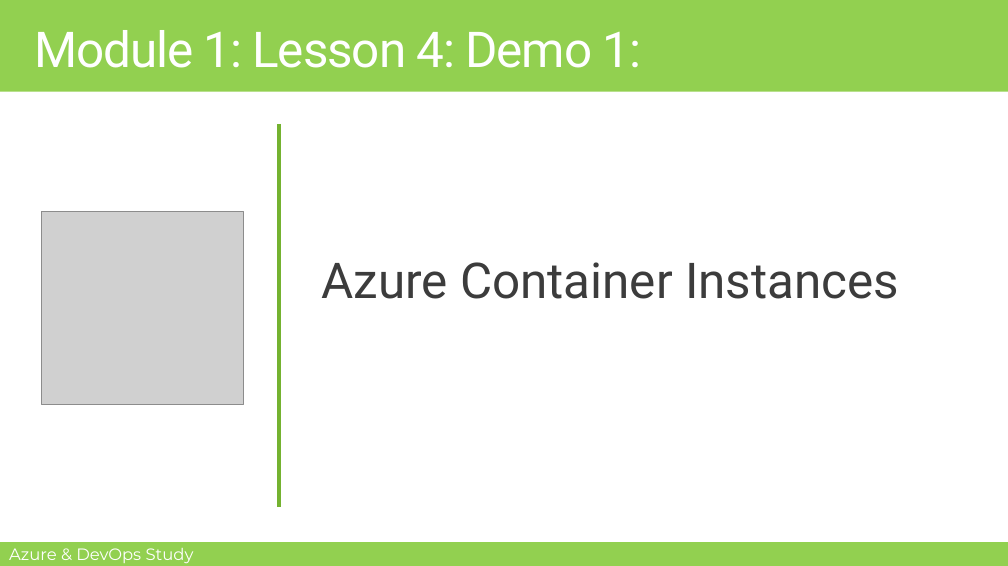
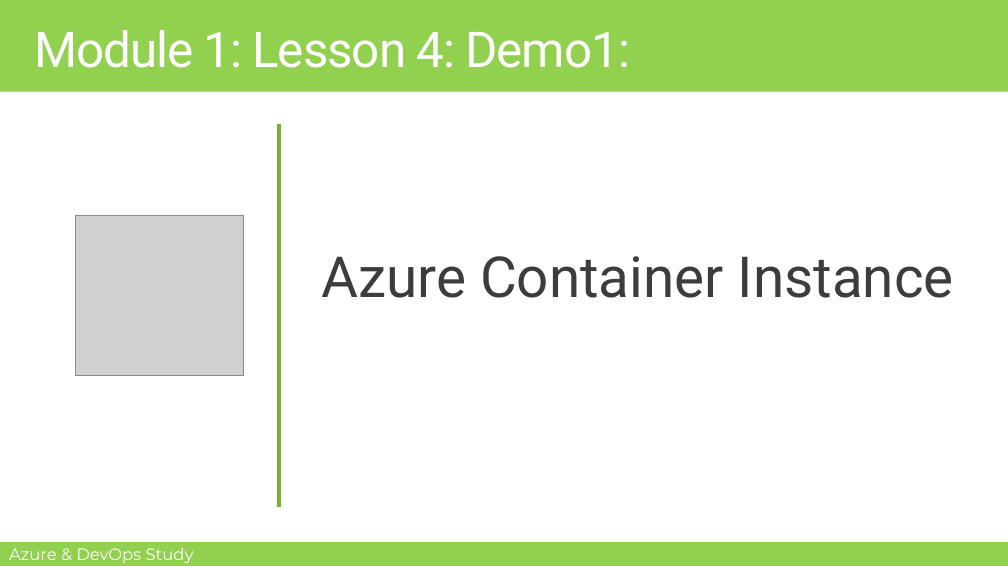
Before and after one commit to MohamedRadwan-DevOps/Azure-DevOps-Study-Group, a slide deck: slide 12 of AZ-900/Module-1/M1-L4-Understanding Azure Container Services, Function and Virtual Desktop.pptx (slide 11 before the commit). Drawn at 1008x566 pixels with LibreOffice and Linux fonts; fonts in the diff are those of the drawing; grey boxes stand for pictures; background and template pictures are left out. Boxes give left, top, right and bottom in pixels: in the first picture for what was removed or moved away, otherwise in the second. Text is boxed around its words. In the diff, an @@ line names an element or a change of style, - is before the commit and + after.

```diff
--- a/AZ-900/Module-1/M1-L4-Understanding Azure Container Services, Function and Virtual Desktop.pptx
+++ b/AZ-900/Module-1/M1-L4-Understanding Azure Container Services, Function and Virtual Desktop.pptx
@@ title at (x1=34, y1=30, x2=630, y2=68): spaces changed @@
-Module 1: Lesson 4: Demo 1:
+Module 1: Lesson 4: Demo1:
@@ picture resized from (x1=42, y1=211, x2=243, y2=405) to (x1=76, y1=215, x2=243, y2=376) @@
@@ text at (x1=321, y1=256, x2=954, y2=298): text changed; size 48 to 55 pt @@
-Azure Container Instances
+Azure Container Instance
```
Also in this commit, not shown: 11 other slides changed, 3 slides added, 1 slide removed.
